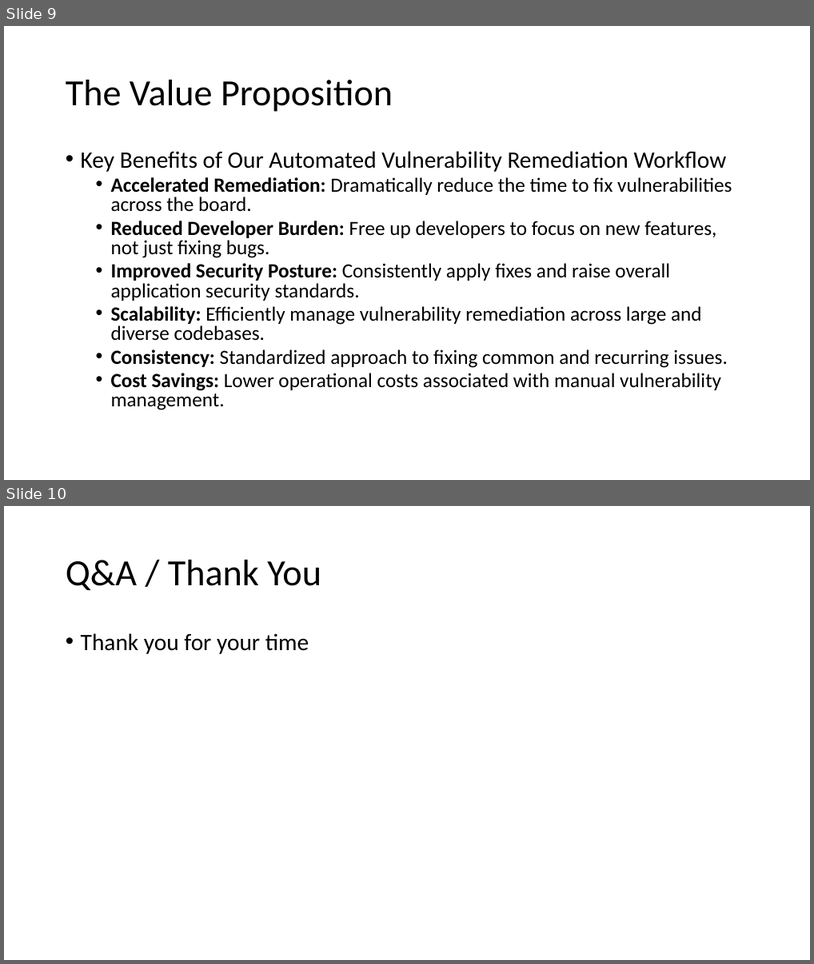
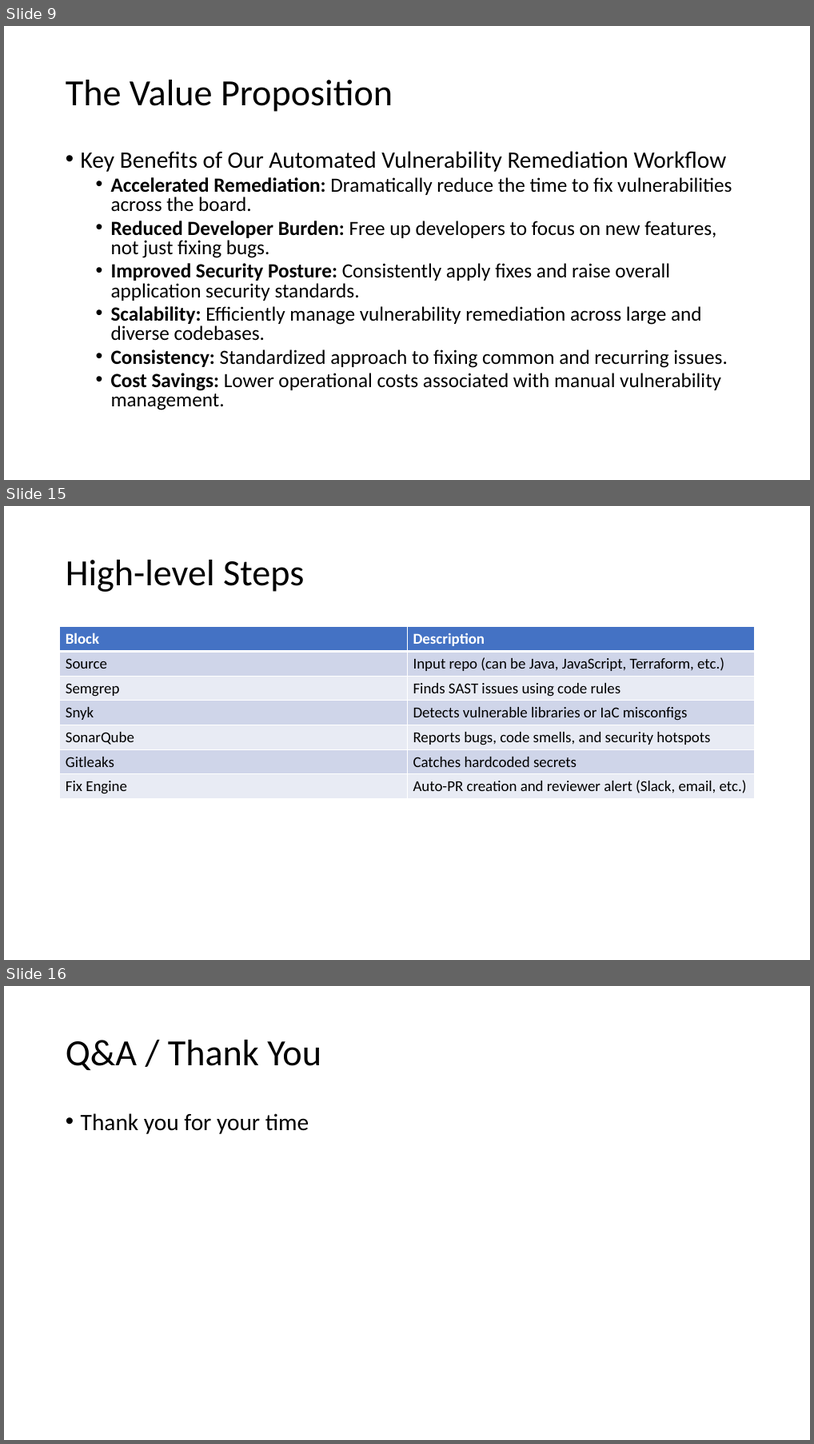
Before and after one commit to sivendar2/jenkins-shared-lib, a slide deck: Vulnerability Remediation Workflow.pptx. Shown one above the other, each under a label of ours: slides 9 and 10 before the commit, slides 9, 15 and 16 after it; the slides between them are not shown. The pictures are 814x964 and 814x1444 pixels, drawn with LibreOffice and Linux fonts; fonts in the diff are those of the drawing. Boxes give left, top, right and bottom in pixels: in the first picture for what was removed or moved away, otherwise in the second. Text is boxed around its words. In the diff, an @@ line names an element or a change of style, - is before the commit and + after.

```diff
--- a/Vulnerability Remediation Workflow.pptx
+++ b/Vulnerability Remediation Workflow.pptx
@@ slide 15 added at [4, 506, 810, 960], background #FFFFFF @@
@@ title added at [66, 560, 304, 592], 44 pt, text #000000 @@
+High-level Steps
@@ table added at [60, 627, 755, 799], 7 rows, 2 columns @@
+Block | Description
+Source | Input repo (can be Java, JavaScript, Terraform, etc.)
+Semgrep | Finds SAST issues using code rules
+Snyk | Detects vulnerable libraries or IaC misconfigs
+SonarQube | Reports bugs, code smells, and security hotspots
+Gitleaks | Catches hardcoded secrets
+Fix Engine | Auto-PR creation and reviewer alert (Slack, email, etc.)
@@ what was slide 10 is now slide 16 @@
```
Also in this commit, not shown: 1 slide changed, 5 other slides added, 14 other files.
